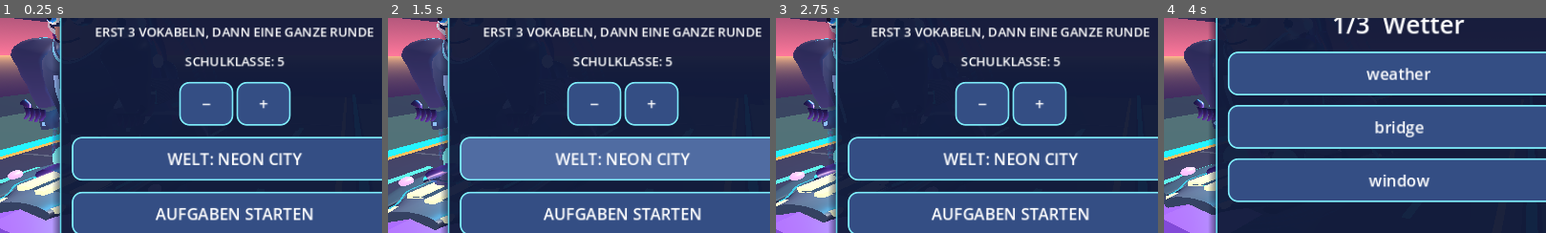
Above: before the commit, frames 1-4 (left to right).
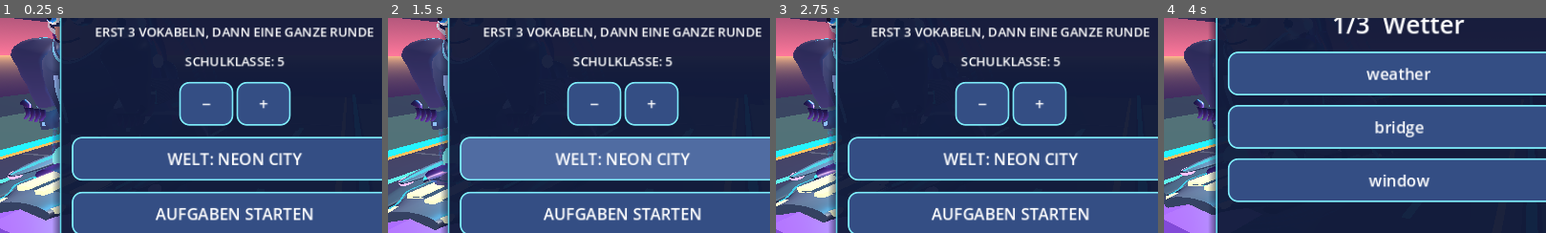
Above: after the commit, the same moments.

Repository: mtothek0703/learnquest-unity-web
Game: Godot game, scene res://main.tscn
The game is run twice, just before and just after one commit, with the same random seed, the same clock (stepped at 60 frames per second) and the same inputs.
Inputs (mouse positions are % of the whole screen's width and height, from its top left):
- Up to frame 1 (0.25 s): no input
- Up to frame 2 (1.5 s): move the mouse to (72, 45) at 0.52 s; hold Right 0.53-1.25 s; hold Q 0.53-1.25 s; click (72, 45) at 0.67 s; tap Space at 0.77, 1.07 s; drag from (30, 55) to (45, 70) at 1.27 s
- Up to frame 3 (2.75 s): move the mouse to (60, 28) at 2.02 s; hold Right from 2.03 s (still down); hold R from 2.03 s (still down)
- Up to frame 4 (4 s): release Right at 2.75 s; release R at 2.75 s; drag from (45, 70) to (20, 35) at 2.77 s; move the mouse to (80, 65) at 3.52 s; hold Left from 3.53 s (still down); hold E from 3.53 s (still down); tap Space at 3.77 s
The pictures show only the part of the screen within x 19-69%, y 28-78%; the shares and areas given below are measured in that part.

The runs differ from the first frame. In frame 1, 0.5% of the frame differs, in the area x 2-14%, y 63-74%; in frame 2, 0.4%; in frame 3, 0.4%; in frame 4, 0.3%.

Commit message:
feat(godot): integrate procedural fins with existing hover and lean

Diff:
--- a/godot/hoverboard_sculpted_hull.gd
+++ b/godot/hoverboard_sculpted_hull.gd
@@ -18,6 +18,7 @@
 # Separate materials for existing port/starboard meshes make carve direction
 # visible from the chase camera; no additional geometry or collision bodies.
 var rail_materials: Array[StandardMaterial3D] = []
+var carve_fins: Node3D
 
 func _ready() -> void:
     var shell_material := StandardMaterial3D.new()
@@ -79,6 +80,9 @@
         var wake := preload("res://hoverboard_boost_wake.gd").new() as Node3D
         wake.name = "BoostWake"
         add_child(wake)
+        carve_fins = preload("res://hoverboard_dynamic_carve_fins.gd").new() as Node3D
+        carve_fins.name = "ArticulatedCarveFins"
+        add_child(carve_fins)
 
 func _process(delta: float) -> void:
     if not built:
@@ -105,6 +109,8 @@
         material.emission_energy_multiplier = lerpf(
             material.emission_energy_multiplier, target_energy, response)
         material.emission = Color("#1dbcf5").lerp(Color("#cf4df7"), turn_strength * 0.68)
+    if carve_fins != null:
+        carve_fins.call("update_state", lean, boost, delta)
 
 func _attach(part_name: String, mesh: ArrayMesh, material: Material) -> MeshInstance3D:
     if mesh == null or mesh.get_surface_count() == 0:
